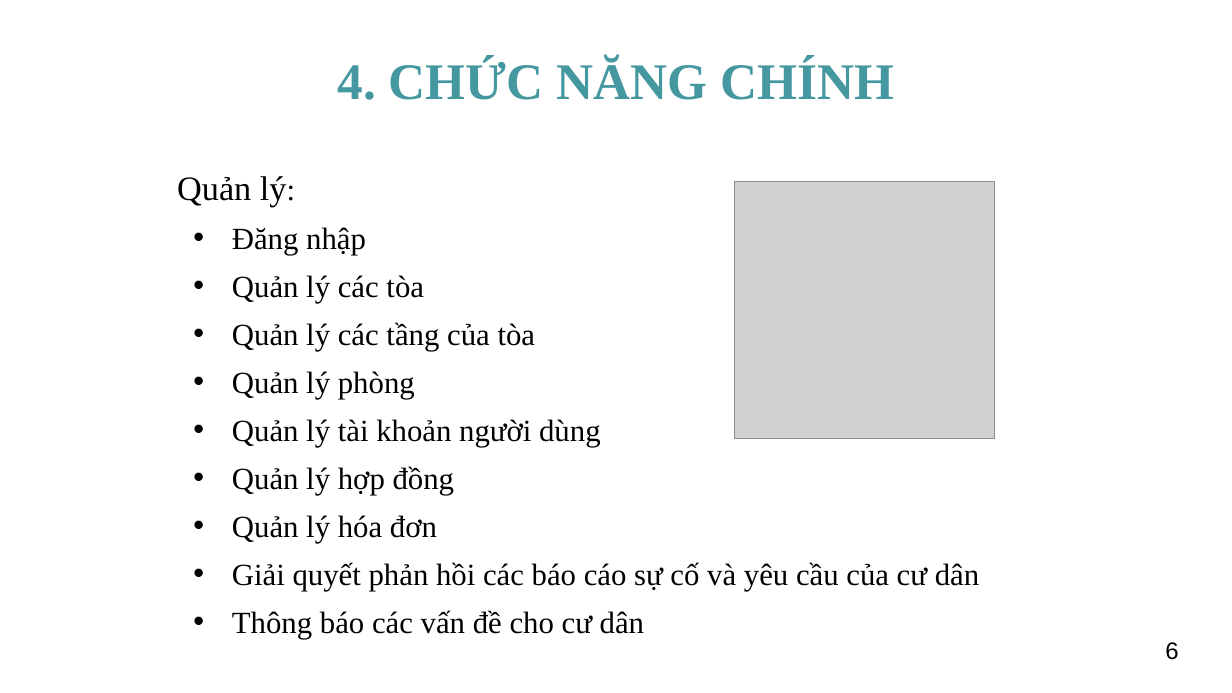
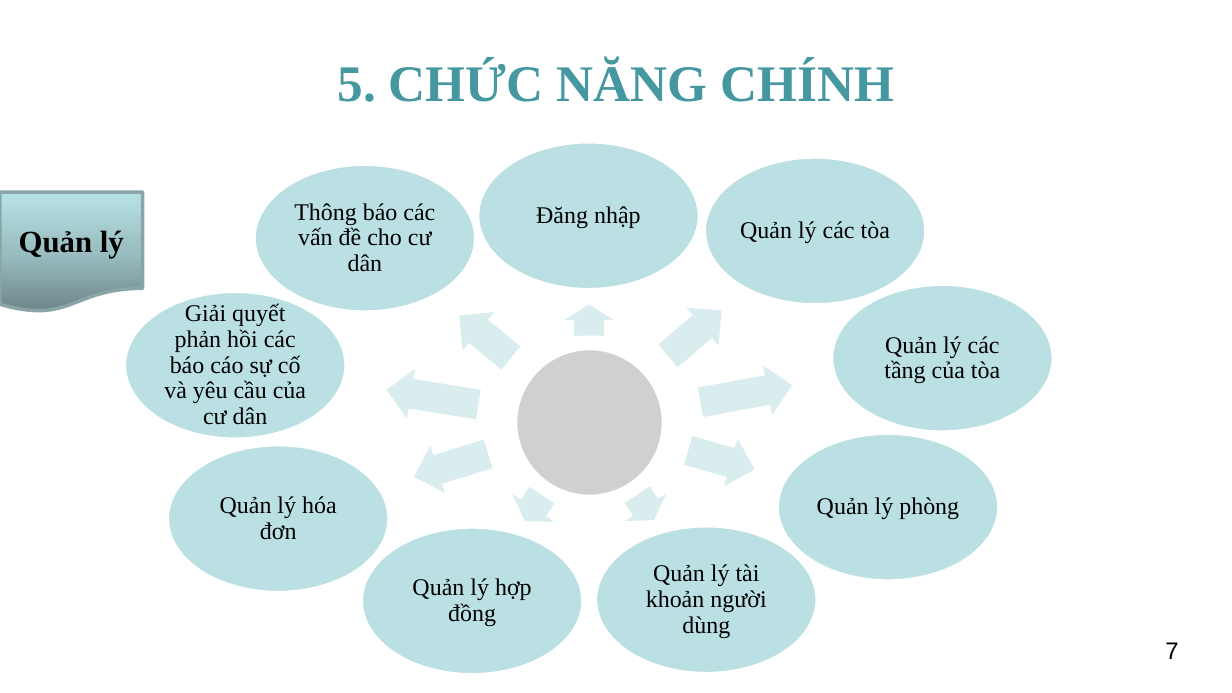
Before and after one commit to NguyenChienThangB1910143/QL_ChungCy, a slide deck: slide 7 of LCTN/B1910143_NguyenChienThang.pptx (slide 6 before the commit). Drawn at 1232x693 pixels with LibreOffice and Linux fonts; fonts in the diff are those of the drawing; grey boxes stand for pictures; background and template pictures are left out. Boxes give left, top, right and bottom in pixels: in the first picture for what was removed or moved away, otherwise in the second. Text is boxed around its words. In the diff, an @@ line names an element or a change of style, - is before the commit and + after.

```diff
--- a/LCTN/B1910143_NguyenChienThang.pptx
+++ b/LCTN/B1910143_NguyenChienThang.pptx
@@ title at [337,61,894,102]: text changed @@
-4. CHỨC NĂNG CHÍNH
+5. CHỨC NĂNG CHÍNH
@@ text removed at [177,176,979,639] @@
-Quản lý:
-• Đăng nhập
-• Quản lý các tòa
-• Quản lý các tầng của tòa
-• Quản lý phòng
-• Quản lý tài khoản người dùng
-• Quản lý hợp đồng
-• Quản lý hóa đơn
-• Giải quyết phản hồi các báo cáo sự cố và yêu cầu của cư dân
-• Thông báo các vấn đề cho cư dân
@@ flow chart document added at [0,192,143,312], fill gradient #6D8688 to #9BBFC2 to #B8E3E6, outline #8AA6A8 2 pt, 18 pt, text #000000, bold @@
+Quản lý
@@ group added at [124,142,1053,675]: 9 right arrows, 9 ellipses, 9 texts, 1 picture @@
+Đăng nhập
+Quản lý các tòa
+Quản lý các tầng của tòa
+Quản lý phòng
+Quản lý tài khoản người dùng
+Quản lý hợp đồng
+Quản lý hóa đơn
+Giải quyết phản hồi các báo cáo sự cố và yêu cầu của cư dân
+Thông báo các vấn đề cho cư dân
@@ picture removed at [734,181,994,439] @@
@@ page number at [1165,642,1178,659]: text changed @@
-6
+7
```
Also in this commit, not shown: 9 other slides changed, 1 slide added, 14 other files.
